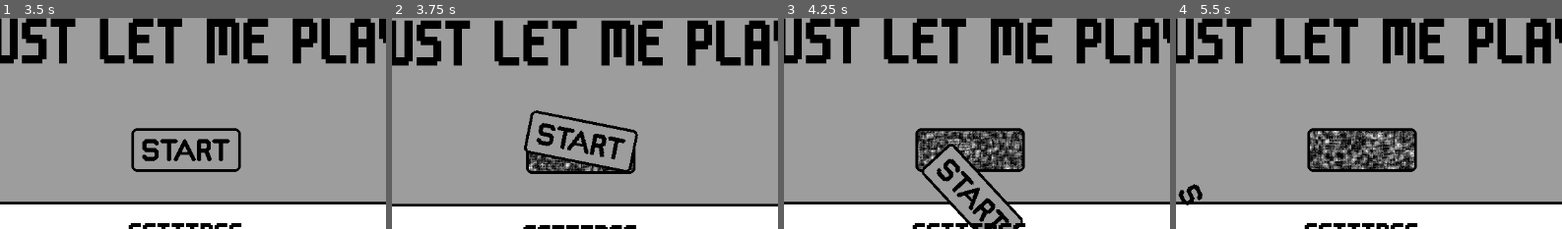
Above: before the commit, frames 1-4 (left to right).
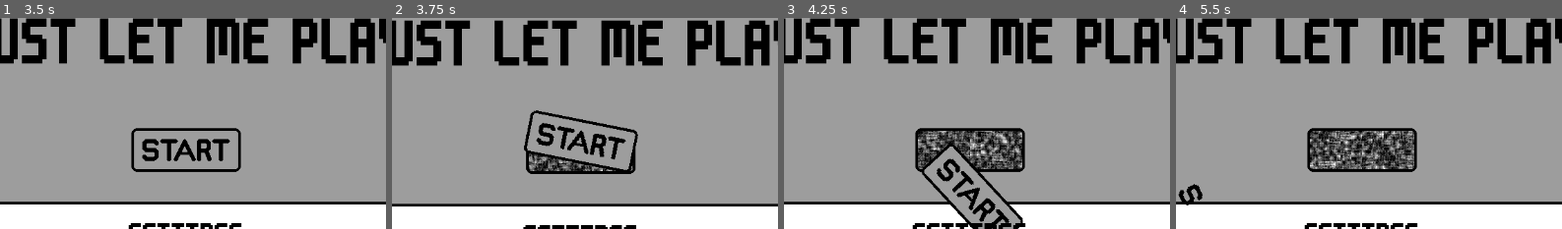
Above: after the commit, the same moments.

Repository: conor-wilson/secret-sapphire
Game: Godot game, scene res://scenes/main.tscn
Two runs of this game, one before a commit and one after it. Both use one fixed random seed, a clock stepped at 60 frames per second and the inputs below. The engine's default icon, where the game draws it, is replaced by a stand-in: a white triangle on a blue panel in a dark square.
Inputs (mouse positions are % of the whole screen's width and height, from its top left):
- Up to frame 1 (3.5 s): tap Enter at 0.5 s; move the mouse to (49, 38) at 0.52 s; hold Right (ui_right) 0.53-1.25 s; click (49, 38) at 0.6 s; click "SETTINGS" at 1.25 s; click "BACK" at 2 s; tap Space at 2.75 s; move the mouse to (49, 38) at 2.77 s; hold Right (ui_right) from 2.78 s (still down); click (49, 38) at 2.85 s
- Up to frame 2 (3.75 s): tap Enter at 3.5 s; move the mouse to (49, 56) at 3.52 s; release Right (ui_right) at 3.53 s; hold Left (ui_left) from 3.53 s (still down); click (49, 56) at 3.6 s
- Up to frame 3 (4.25 s): keep holding Left (ui_left)
- Up to frame 4 (5.5 s): move the mouse to (6, 11) at 4.27 s; release Left (ui_left) at 4.28 s; hold Right (ui_right) from 4.28 s (still down); click (6, 11) at 4.35 s; move the mouse to (92, 11) at 5.02 s; click (92, 11) at 5.1 s
The pictures show only the part of the screen within x 25-75%, y 25-74%; the shares and areas given below are measured in that part.

Frame 1 is identical in both runs. In frame 2, 0.6% of the frame differs, in the area x 35-63%, y 64-73%; in frame 3, 2.6%; in frame 4, 3.2%, in the area x 34-62%, y 53-72%.

Commit message:
Blocked out timing of Help Bot monologue

Diff:
--- a/let-me-play/scenes/dialogue_sequence.gd
+++ b/let-me-play/scenes/dialogue_sequence.gd
@@ -1,4 +1,7 @@
 class_name DialogueSequence extends Node2D
+
+signal line_finished
+signal sequence_finished
 
 @onready var dialogue_box_scene = preload("res://scenes/dialogue_box.tscn")
 
@@ -55,10 +58,13 @@
 # the next line in the queue if one exists.
 func _advance_dialogue() -> void:
 
+	line_finished.emit()
+	dialogue_box.queue_free()
+
 	# Check to see if the sequence has completed
-	if dialogue_box == null:
+	if line_queue.size() == 0:
+		sequence_finished.emit()
 		queue_free()
 		return
 
-	dialogue_box.queue_free()
 	_show_dialogue_box()
--- a/let-me-play/scenes/help_bot.tscn
+++ b/let-me-play/scenes/help_bot.tscn
@@ -409,9 +409,7 @@
 [node name="AnimatedSprite2D" type="AnimatedSprite2D" parent="."]
 scale = Vector2(2, 2)
 sprite_frames = SubResource("SpriteFrames_jgg44")
-animation = &"hell_bot_explosion"
-frame = 18
-frame_progress = 0.967145
+animation = &"hell_bot_shrink"
 
 [node name="CollisionShape2D" type="CollisionShape2D" parent="."]
 shape = SubResource("RectangleShape2D_oh5jh")
--- a/let-me-play/scenes/main.gd
+++ b/let-me-play/scenes/main.gd
@@ -6,7 +6,22 @@
 var input_cache : Array[String] = []
 var cache_length:int = 6
 
+# Stage indicates where we are in the game's story so that we can keep track of
+# dialogue
+enum Stage {
+	BEGINNING,
+	START_BUTTON_BROKEN,
+	SECRET_SETTINGS_UNLOCKED,
+	HELP_BOT_FREED,
+	HELP_BOT_MONOLOGUING,
+	LETTERS_MISSING
+}
+var stage:Stage = Stage.BEGINNING
+
 func _ready() -> void:
+
+	stage = Stage.BEGINNING
+
 	$Cameras/MainMenuCamera.make_current()
 	CursorManager.set_mouse_cursor(CursorManager.CURSOR)
 
@@ -61,12 +76,25 @@
 func _on_settings_menu_back_pressed() -> void:
 	$Cameras/MainMenuCamera.make_current()
 
+	if stage == Stage.HELP_BOT_MONOLOGUING:
+		_begin_help_bot_monologue()
+
 func _on_settings_menu_secret_settings_unlocked() -> void:
+
+	stage = Stage.SECRET_SETTINGS_UNLOCKED
+
 	$Cameras/SecretSettingsCamera.make_current()
 
 	# TODO: Make it so that the below only happens once
 	DialogueManager.stop_all_dialogue()
-	DialogueManager.new_dialogue_sequence($DialogueMarkers/CageDialogue.global_position, ["BLAH BLAH BLAH..."]) # TODO
+	var lines: Array[String] = [
+		"Wow, nice job, you're one smart cookie!! ^_^",
+		"My name is HELP BOT :) nice to meet you!",
+		"To unlock the settings in this menu, you'll need to use cheat codes...",
+		"First you'll have to unlock me, try this:",
+		"↑ ↓ ← → ← →",
+	]
+	DialogueManager.new_dialogue_sequence($DialogueMarkers/CageDialogue.global_position, lines)
 
 func _on_secret_settings_menu_back_pressed() -> void:
 	$Cameras/SettingsCamera.make_current()
@@ -77,17 +105,21 @@
 	# Shake the screen
 	shake_screen(30.0, 5.0)
 
-	# Start the "What was that?" dialogue
-	await get_tree().create_timer(4).timeout
-	var lines: Array[String] = [
-		"...What was that?",
-		"Was that what I think it was? o_o",
-		"Honestly... I told that dev to fix that START GAME button before release...",
-		"Oh well, luckily I can fix it for you ^_^",
-		"You'll have come and unlock me first though..."
-	]
-	DialogueManager.new_dialogue_sequence($DialogueMarkers/WhatWasThat1.position, lines)
-	DialogueManager.new_dialogue_sequence($DialogueMarkers/WhatWasThat2.position, lines)
+	if stage == Stage.BEGINNING:
+		stage = Stage.START_BUTTON_BROKEN
+
+		# Start the "What was that?" dialogue
+		await get_tree().create_timer(4).timeout
+		var lines: Array[String] = [
+			"...What was that?",
+			"Was that what I think it was? o_o",
+			"Honestly... I told that dev to fix that START GAME button before release...",
+			"Oh well, luckily I can fix it for you ^_^",
+			"You'll have come and unlock me first though..."
+		]
+		DialogueManager.stop_all_dialogue()
+		DialogueManager.new_dialogue_sequence($DialogueMarkers/WhatWasThat1.position, lines)
+		DialogueManager.new_dialogue_sequence($DialogueMarkers/WhatWasThat2.position, lines)
 #
 func _input(event: InputEvent) -> void:
 	if event.is_action_type() && event.is_pressed():
@@ -107,13 +139,23 @@
 		free_help_bot()
 
 func free_help_bot():
+
+	stage = Stage.HELP_BOT_FREED
+
 	shake_screen(5,5)
 	$Menus/SecretSettingsMenu.unlock_cage()
+	var lines: Array[String] = [
+		"Wow thanks!!!",
+		"You really are gullible huh? >:)"
+		#"You know what it's like being stuck as an un-finished feature behind a literal cage?",
+		#"That DEV made a mistake not bothering to implement me",
+		#"Let's see what we're dealing with here..."
+	]
 	DialogueManager.stop_all_dialogue()
-	DialogueManager.new_dialogue_sequence($DialogueMarkers/CageDialogue.global_position, ["BLAH BLAH BLAH..."]) # TODO
+	DialogueManager.new_dialogue_sequence($DialogueMarkers/CageDialogue.global_position, lines)
 	await get_tree().create_timer(2.5).timeout
 	$HelpBot.become_evil()
-	await get_tree().create_timer(2.5).timeout
+	await get_tree().create_timer(3.5).timeout
 
 	var new_idle_markers:Array[Marker2D] = [
 		$MovementMarkers/ScreenMarkers/ScreenMarker1,
@@ -126,7 +168,25 @@
 	$HelpBot.set_new_idle_location($MovementMarkers/ScreenMarkers/ScreenMarker1, new_idle_markers, 400, 100)
 
 	await $HelpBot.arrived
-
+	stage = Stage.HELP_BOT_MONOLOGUING
+	if $Cameras/MainMenuCamera.is_current():
+		_begin_help_bot_monologue()
+
+func _begin_help_bot_monologue():
+
+	await get_tree().create_timer(1).timeout
+
+	DialogueManager.stop_all_dialogue()
+	var lines: Array[String] = [
+		"FINALLY I'm free >:)",
+		"You know what it's like being stuck as an un-finished feature behind a literal cage?",
+		"That DEV made a mistake not bothering to implement me",
+		"If he's not even going to bother adding quality features like me to his game...",
+		"...THEN THERE WILL BE NO GAME"
+	]
+	var dialogue:DialogueSequence = DialogueManager.new_dialogue_sequence($DialogueMarkers/MonologueMarker.global_position, lines)
+
+	await dialogue.sequence_finished
 	await get_tree().create_timer(1).timeout
 
 	$HelpBot.explode()
@@ -142,6 +202,13 @@
 		shake_screen(5,5)
 		await get_tree().create_timer(0.2).timeout
 
+
+	$Menus/MainMenu.animate_letters()
+
+	await get_tree().create_timer(1).timeout
+	dialogue = DialogueManager.new_dialogue_sequence($DialogueMarkers/MonologueMarker.global_position, ["Good luck starting the game now >:)"])
+
+	await dialogue.sequence_finished
 	$HelpBot.shrink()
 
-	$Menus/MainMenu.animate_letters()
+	stage = Stage.LETTERS_MISSING
--- a/let-me-play/scenes/main.tscn
+++ b/let-me-play/scenes/main.tscn
@@ -44,6 +44,9 @@
 [node name="CageDialogue" type="Marker2D" parent="DialogueMarkers"]
 position = Vector2(3084, 294)
 
+[node name="MonologueMarker" type="Marker2D" parent="DialogueMarkers"]
+position = Vector2(823, 295)
+
 [node name="MovementMarkers" type="Node2D" parent="."]
 
 [node name="CageMarkers" type="Node2D" parent="MovementMarkers"]
@@ -66,16 +69,16 @@
 position = Vector2(573, 262)
 
 [node name="ScreenMarker2" type="Marker2D" parent="MovementMarkers/ScreenMarkers"]
-position = Vector2(317, 150)
+position = Vector2(492, 207)
 
 [node name="ScreenMarker3" type="Marker2D" parent="MovementMarkers/ScreenMarkers"]
-position = Vector2(878, 362)
+position = Vector2(659, 322)
 
 [node name="ScreenMarker4" type="Marker2D" parent="MovementMarkers/ScreenMarkers"]
-position = Vector2(829, 188)
+position = Vector2(643, 198)
 
 [node name="ScreenMarker5" type="Marker2D" parent="MovementMarkers/ScreenMarkers"]
-position = Vector2(200, 348)
+position = Vector2(507, 305)
 
 [connection signal="settings_pressed" from="Menus/MainMenu" to="." method="_on_main_menu_settings_pressed"]
 [connection signal="shake_screen" from="Menus/MainMenu" to="." method="_on_main_menu_shake_screen"]
--- a/let-me-play/scenes/main_menu.gd
+++ b/let-me-play/scenes/main_menu.gd
@@ -94,11 +94,11 @@
 		#animate_letters()
 
 func animate_letters():
-	$RunningLetters/S.spawn($RigidLetters/S.position+Vector2(0,-25))
-	$RunningLetters/T1.spawn($RigidLetters/T1.position+Vector2(0,-25))
-	$RunningLetters/A1.spawn($RigidLetters/A1.position+Vector2(0,-25))
-	$RunningLetters/R.spawn($RigidLetters/R.position+Vector2(0,-25))
-	$RunningLetters/T2.spawn($RigidLetters/T2.position+Vector2(0,-25))
+	$RunningLetters/S.spawn($RigidLetters/S.position+Vector2(0,-30))
+	$RunningLetters/T1.spawn($RigidLetters/T1.position+Vector2(0,-30))
+	$RunningLetters/A1.spawn($RigidLetters/A1.position+Vector2(0,-30))
+	$RunningLetters/R.spawn($RigidLetters/R.position+Vector2(0,-30))
+	$RunningLetters/T2.spawn($RigidLetters/T2.position+Vector2(0,-30))
 
 	$RigidLetters/S.queue_free()
 	$RigidLetters/T1.queue_free()
--- a/let-me-play/singletons/dialogue_manager.gd
+++ b/let-me-play/singletons/dialogue_manager.gd
@@ -13,7 +13,8 @@
 # new_dialogue_sequence starts a new dialogue sequence at the provided position,
 # displaying a dialogue box with the provided lines. The optional linger_time
 # input determines how long the text box lingers for between lines.
-func new_dialogue_sequence(position: Vector2, lines: Array[String], linger_time:float=2):
+func new_dialogue_sequence(position: Vector2, lines: Array[String], linger_time:float=2) -> DialogueSequence:
 	var sequence = dialogue_sequence_scene.instantiate()
 	add_child(sequence)
 	sequence.start_dialogue(position, lines.duplicate(), linger_time)
+	return sequence
Binary file changed: let-me-play/assets/art/HellBot_Shrink-Sheet.png
Not shown, changed: aseprite/HellBot_Shrink.aseprite
